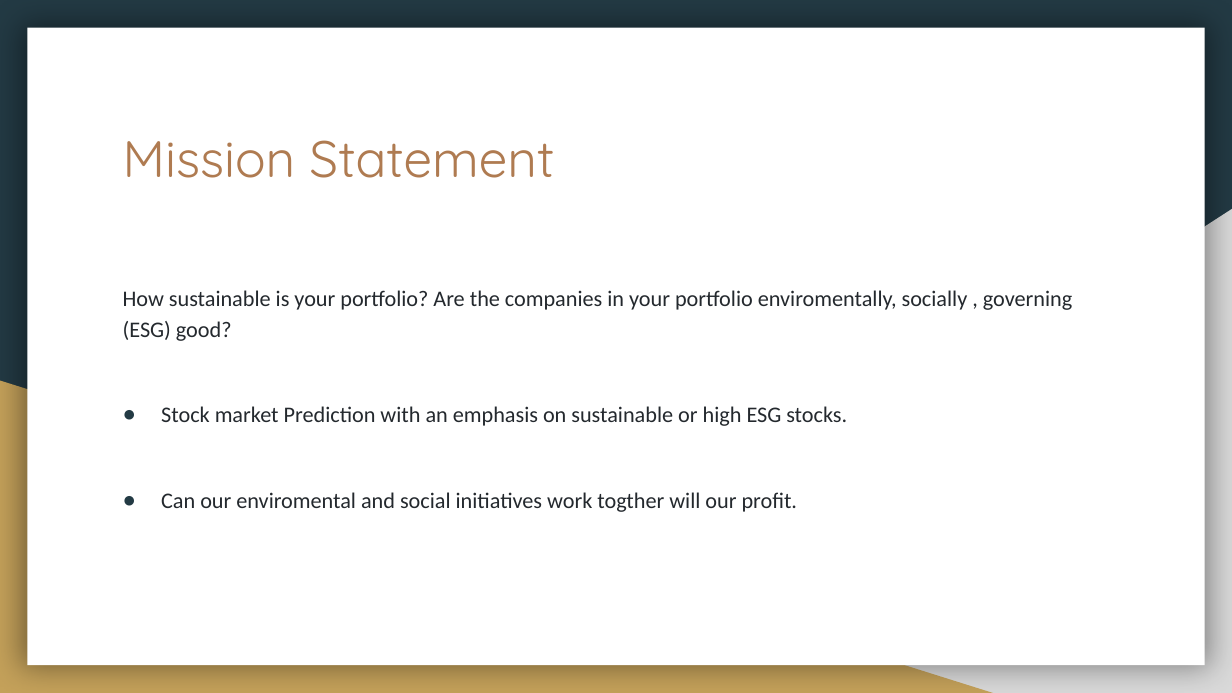
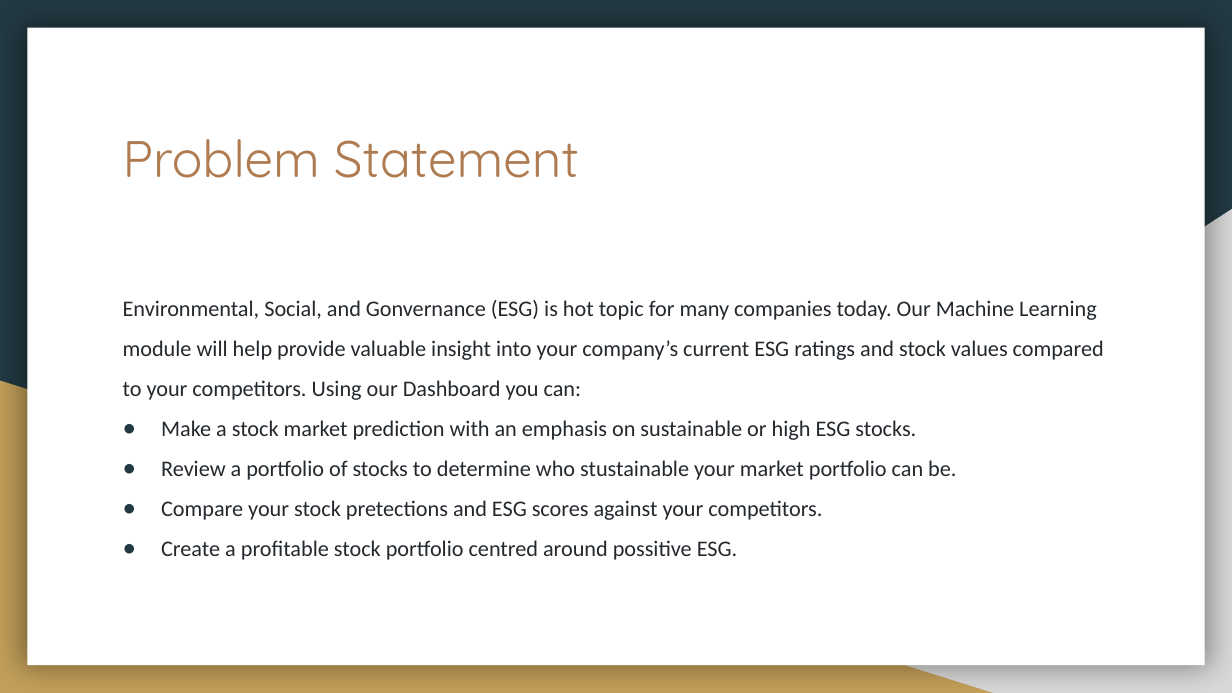
Before and after one commit to sucharita1/ESG_investing_analysis, a slide deck: slide 2 of ESG_Slides.pptx. Drawn at 1232x693 pixels with LibreOffice and Linux fonts; fonts in the diff are those of the drawing. Boxes give left, top, right and bottom in pixels: in the first picture for what was removed or moved away, otherwise in the second. Text is boxed around its words. In the diff, an @@ line names an element or a change of style, - is before the commit and + after.

```diff
--- a/ESG_Slides.pptx
+++ b/ESG_Slides.pptx
@@ title at <box>123,139,579,178</box>: text changed @@
-Mission Statement
+Problem Statement
@@ text at <box>123,300,1104,560</box>: text changed @@
-How sustainable is your portfolio? Are the companies in your portfolio enviromentally, socially , governing (ESG) good?
-● Stock market Prediction with an emphasis on sustainable or high ESG stocks.
-● Can our enviromental and social initiatives work togther will our profit.
+Environmental, Social, and Gonvernance (ESG) is hot topic for many companies today. Our Machine Learning module will help provide valuable insight into your company’s current ESG ratings and stock values compared to your competitors. Using our Dashboard you can:
+● Make a stock market prediction with an emphasis on sustainable or high ESG stocks.
+● Review a portfolio of stocks to determine who stustainable your market portfolio can be.
+● Compare your stock pretections and ESG scores against your competitors.
+● Create a profitable stock portfolio centred around possitive ESG.
```
Also in this commit, not shown: 1 other slide changed, 1 other file.
